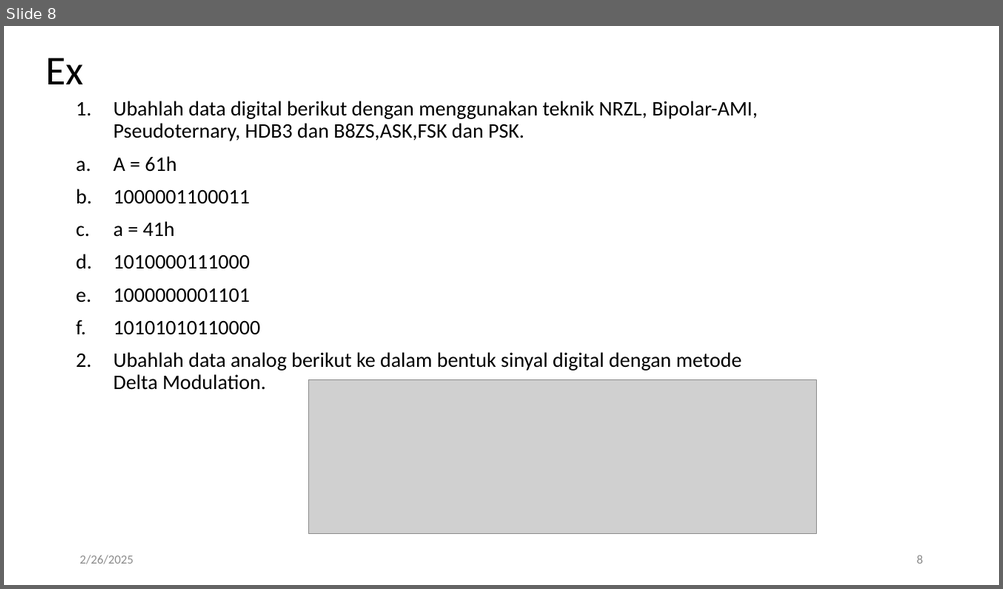
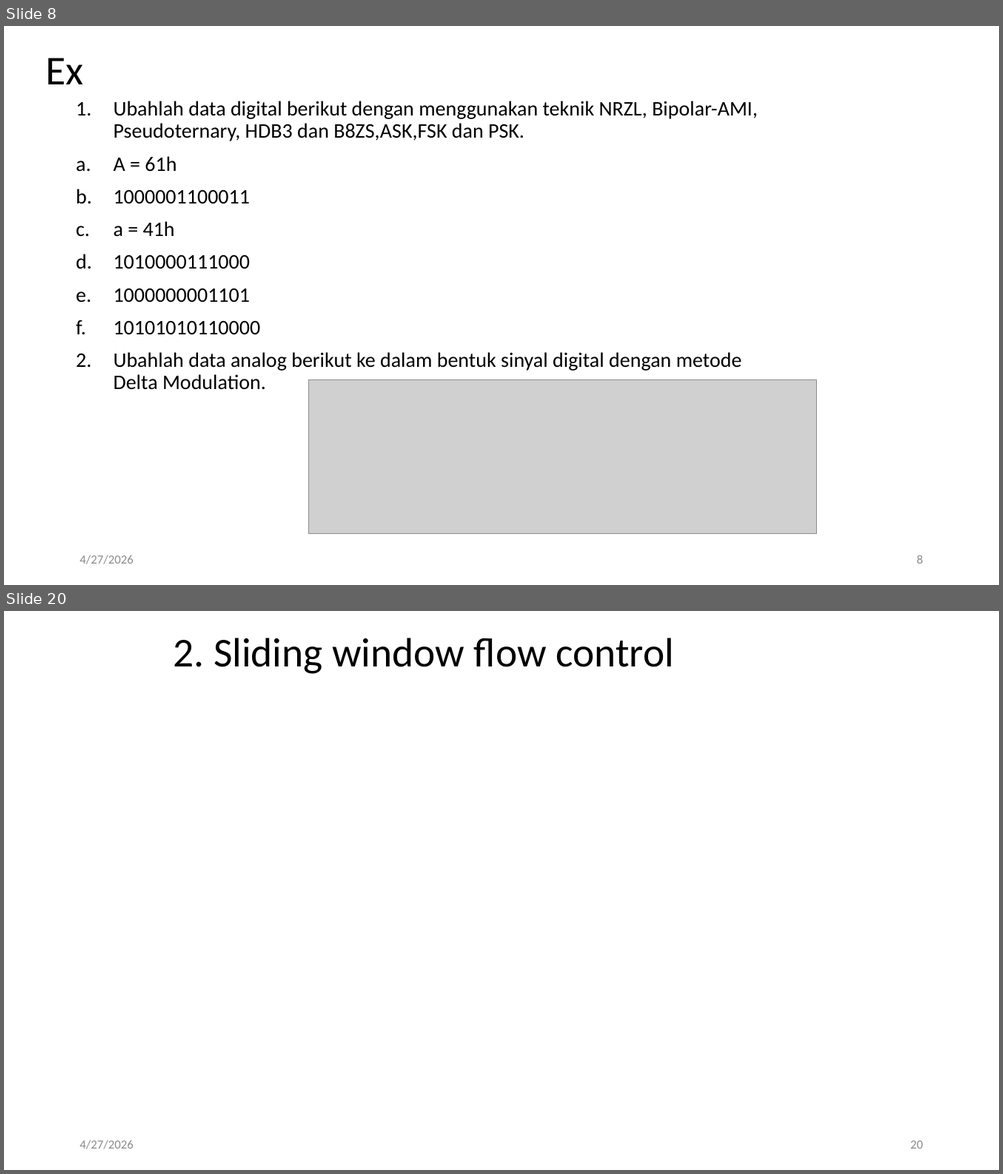
Before and after one commit to amelcharolinesgn2/DataNetCommunication, a slide deck: 6_5Network Communication_Multiplexing.pptx. Shown one above the other, each under a label of ours: slide 8 before the commit, slides 8 and 20 after it; the slides between them are not shown. The pictures are 1003x589 and 1003x1174 pixels, drawn with LibreOffice and Linux fonts; fonts in the diff are those of the drawing; grey boxes stand for pictures. Boxes give left, top, right and bottom in pixels: in the first picture for what was removed or moved away, otherwise in the second. Text is boxed around its words. In the diff, an @@ line names an element or a change of style, - is before the commit and + after.

```diff
--- a/6_5Network Communication_Multiplexing.pptx
+++ b/6_5Network Communication_Multiplexing.pptx
@@ slide 20 added at (4, 611, 999, 1170), background #FFFFFF @@
@@ title added at (173, 638, 674, 674), 39.6 pt, text #000000 @@
+2. Sliding window flow control
@@ text added at (79, 1140, 133, 1150), 12 pt, text #8C8C8C @@
+4/27/2026
@@ page number added at (910, 1141, 922, 1149), 12 pt, text #8C8C8C @@
+20
@@ slide 8 changed as well @@
@@ text at (79, 555, 133, 565): text changed @@
-2/26/2025
+4/27/2026
```
Also in this commit, not shown: 6 other slides changed, 38 other slides added.
